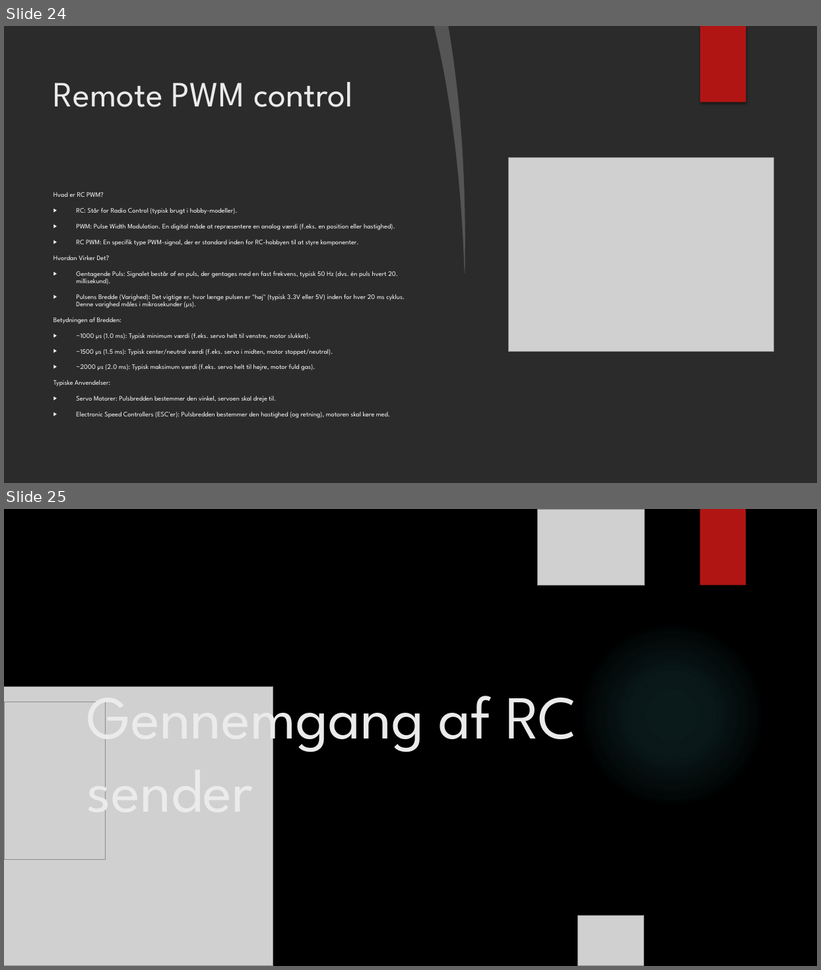
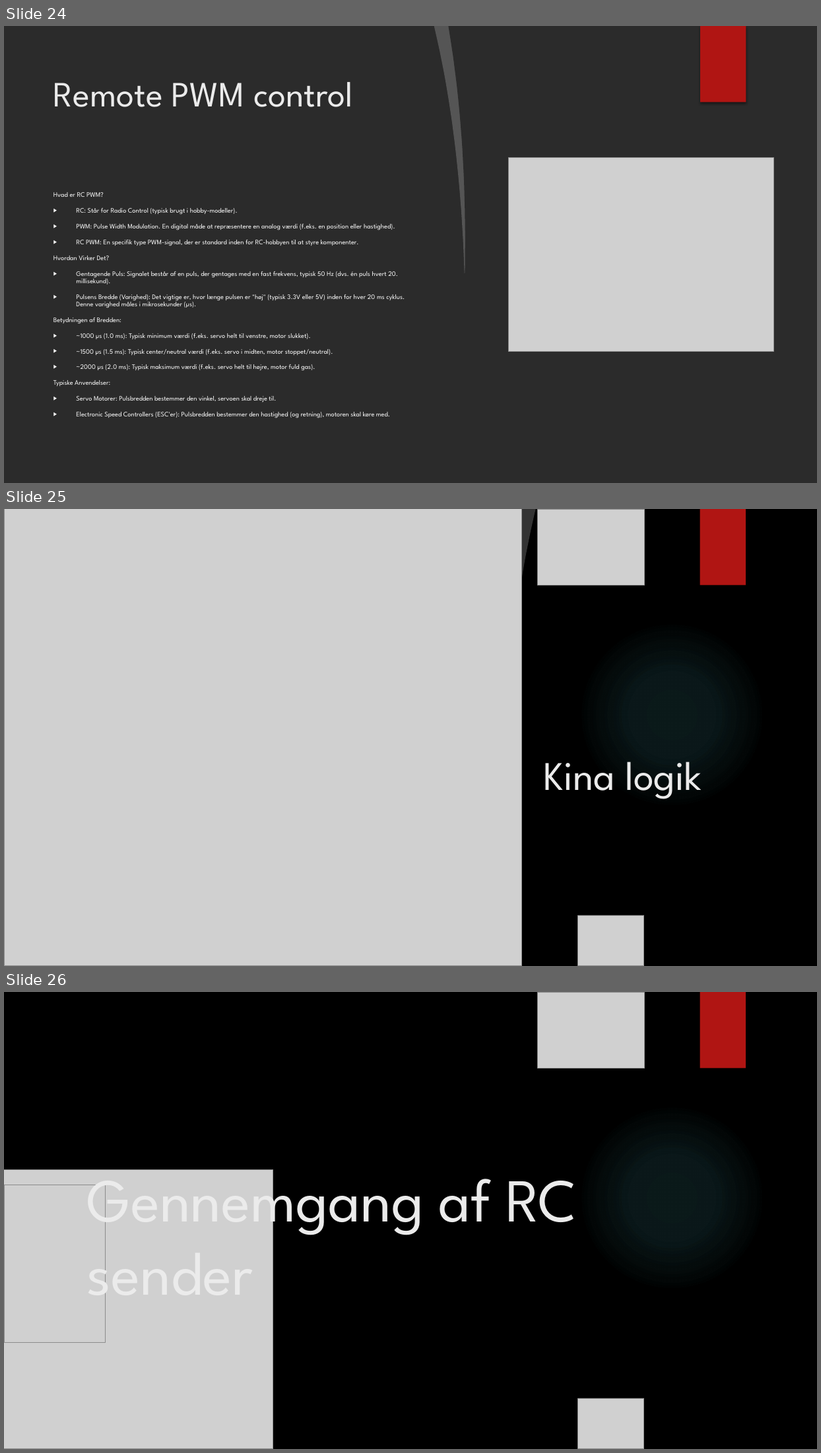
Before and after one commit to FrithiofJensen/KiCad2025, a slide deck: Kicad 2025.pptx. Shown one above the other, each under a label of ours: slides 24 and 25 before the commit, slides 24, 25 and 26 after it. The pictures are 821x970 and 821x1453 pixels, drawn with LibreOffice and Linux fonts; fonts in the diff are those of the drawing; grey boxes stand for pictures; background and template pictures are left out; a plain dark background stands for a picture behind light text. Boxes give left, top, right and bottom in pixels: in the first picture for what was removed or moved away, otherwise in the second. Text is boxed around its words. In the diff, an @@ line names an element or a change of style, - is before the commit and + after.

```diff
--- a/Kicad 2025.pptx
+++ b/Kicad 2025.pptx
@@ slide 25 added at (4,509,817,966), background picture (left out); not listed: 1 template element that a slide beside it also shows @@
@@ picture added at (4,509,522,966) @@
@@ freeform shape added at (499,509,536,757), fill #FFFFFF at 20% opacity @@
@@ picture added at (538,509,644,586) @@
@@ rectangle added at (700,509,746,586), fill #B01513 @@
@@ ellipse added at (578,621,766,809), fill gradient #50B9C1 @@
@@ picture added at (4,687,273,966) @@
@@ picture added at (4,702,105,859) @@
@@ title added at (544,762,702,799), 48 pt, text #EBEBEB @@
+Kina logik
@@ picture added at (578,916,644,966) @@
@@ what was slide 25 is now slide 26 @@
```
Also in this commit, not shown: 4 slides changed, 12 other files.
